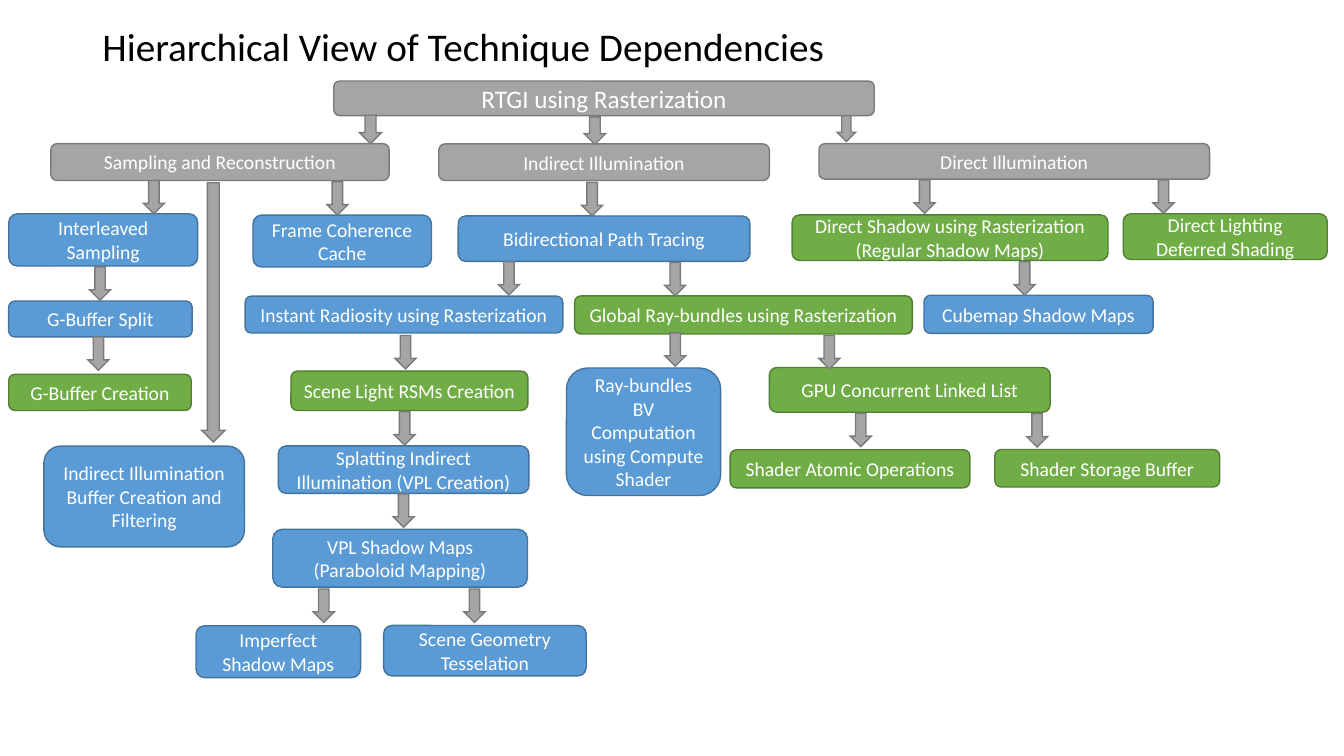
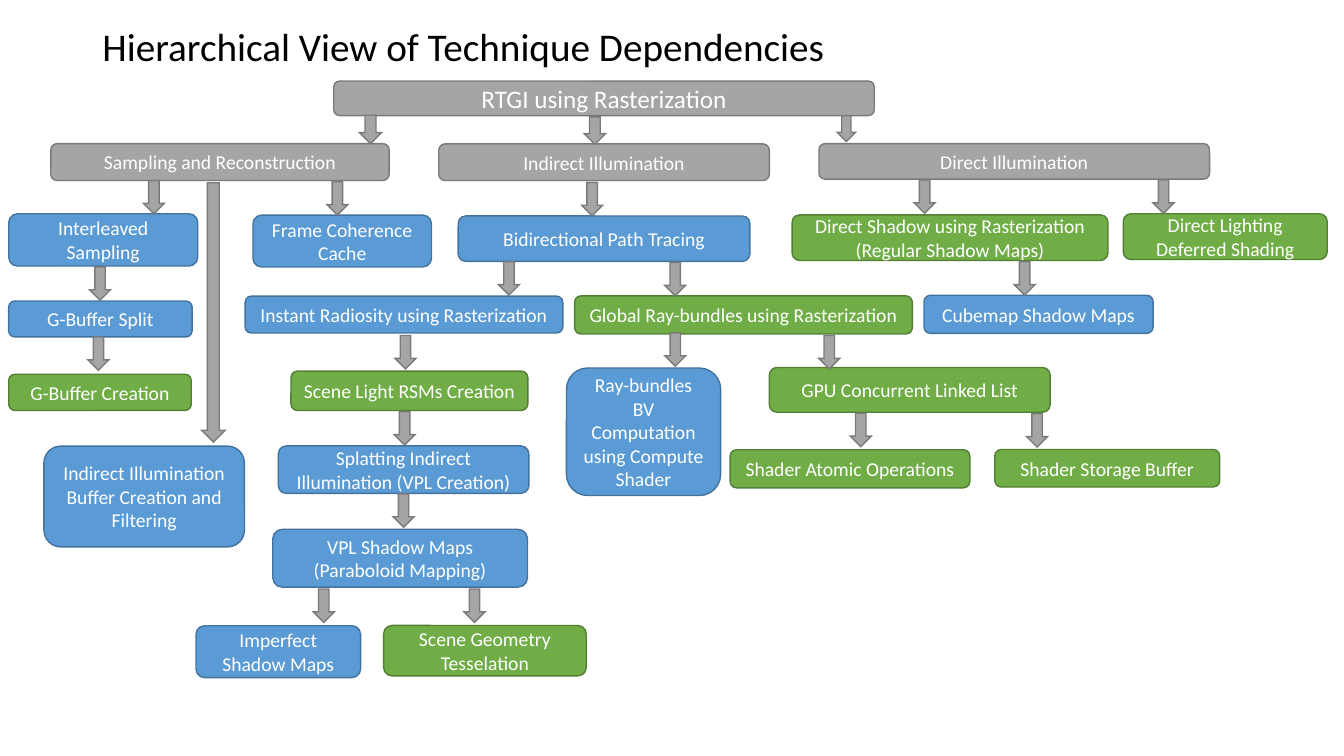
Before and after one commit to jazzboysc/RTGI, a slide deck: slide 3 of Docs/RTGI using rasterization.pptx. Drawn at 1344x756 pixels with LibreOffice and Linux fonts; fonts in the diff are those of the drawing. Boxes give left, top, right and bottom in pixels: in the first picture for what was removed or moved away, otherwise in the second. Text is boxed around its words. In the diff, an @@ line names an element or a change of style, - is before the commit and + after.

Commit message:
Simple tesselation test shader.

```diff
--- a/Docs/RTGI using rasterization.pptx
+++ b/Docs/RTGI using rasterization.pptx
@@ rounded rectangle "Scene Geometry Tesselation" at box(384, 626, 587, 677): fill #5B9BD5 to #70AD47; outline #43739E 1 pt to #538035 1 pt @@
```
Also in this commit, not shown: 4 other files.
